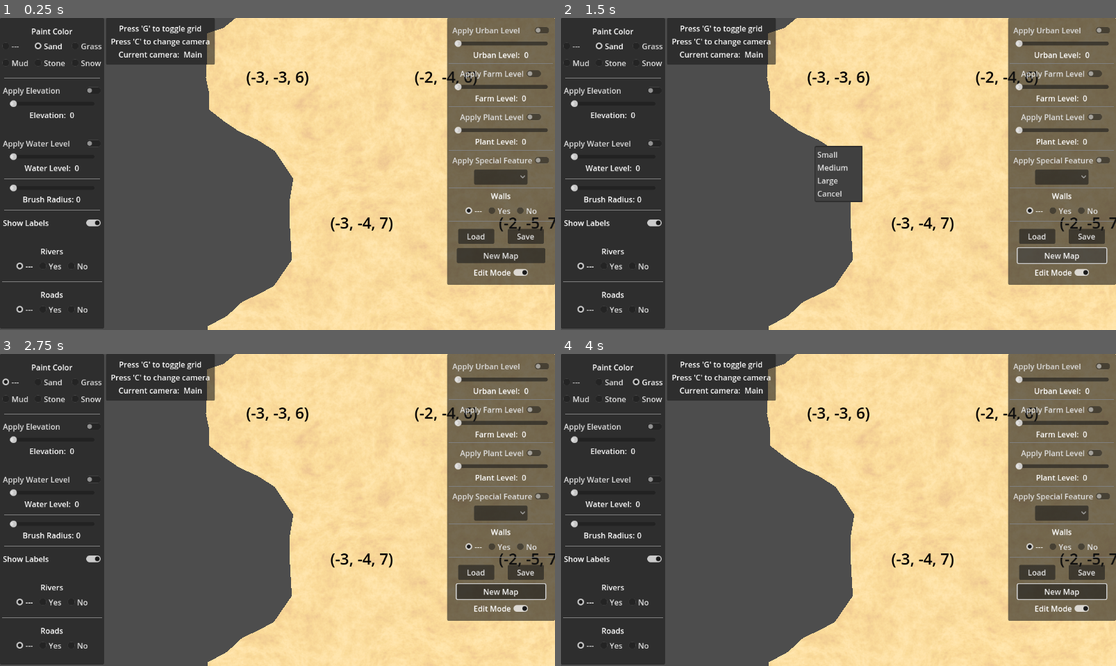
Above: before the commit, frames 1-4 (two rows, left to right).
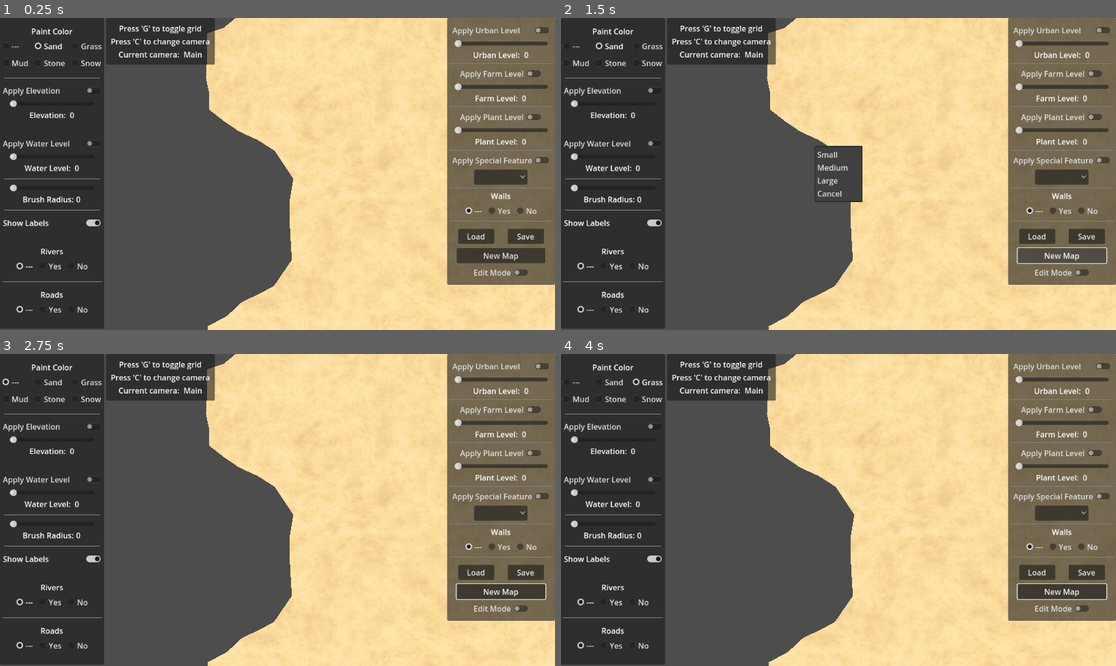
Above: after the commit, the same moments.

Repository: davepruitt/hex_map_godot
Game: Godot game, scene res://scenes/main.tscn
Same seed, same stepped clock (60 frames per second), same inputs: the game is played once before the commit and once after it.
Inputs:
- Up to frame 1 (0.25 s): no input
- Up to frame 2 (1.5 s): click "New Map" at 0.5 s; click "New Map" at 1.25 s
- Up to frame 3 (2.75 s): click "---" at 2 s
- Up to frame 4 (4 s): click "Sand" at 2.75 s; click "Grass" at 3.5 s

The runs differ from the first frame. In frame 1, 0.6% of the frame differs, in the area x 44-100%, y 17-83%; in frame 2, 0.6%; in frame 3, 0.6%; in frame 4, 0.6%.

Commit message:
Completed through section 3.1 of tutorial 18

Diff:
--- a/hex_project_godot/scripts/hex_grid.gd
+++ b/hex_project_godot/scripts/hex_grid.gd
@@ -195,6 +195,16 @@
 
 	var result: HexCell = _hex_cells[x + z * cell_count_x]
 	return result
+
+func get_cell_from_ray (ray_query: PhysicsRayQueryParameters3D) -> HexCell:
+	var space_state = get_world_3d().direct_space_state
+
+	var result = space_state.intersect_ray(ray_query)
+	if result:
+		var cell = get_cell(result.position)
+		return cell
+
+	return null
 
 func get_cell (position: Vector3) -> HexCell:
 	#Convert the global position to a position within the hex grid
--- a/hex_project_godot/scripts/main.gd
+++ b/hex_project_godot/scripts/main.gd
@@ -3,7 +3,7 @@
 
 #region Public data members
 
-var edit_mode: bool = true
+var edit_mode: bool = false
 
 var paint_terrain_elevation_enabled: bool = false
 var apply_water_level: bool = false
@@ -94,8 +94,6 @@
 var _drag_direction: HexDirectionsClass.HexDirections = HexDirectionsClass.HexDirections.NE
 var _mouse_down_cell: HexCell = null
 var _mouse_up_cell: HexCell = null
-var _search_from_cell: HexCell = null
-var _search_to_cell: HexCell = null
 
 var _selected_camera: int = 0
 
@@ -199,19 +197,6 @@
 					#Edit the cells
 					if (edit_mode):
 						_edit_cells(cell)
-					elif (_is_left_shift_pressed) and (_search_to_cell != cell):
-						if (_search_from_cell != cell):
-							if (_search_from_cell):
-								_search_from_cell.disable_highlight()
-							_search_from_cell = cell
-							_search_from_cell.enable_highlight(Color.BLUE)
-
-							if (_search_to_cell):
-								hex_grid.find_path(_search_from_cell, _search_to_cell, 24)
-					elif (_search_from_cell) and (_search_from_cell != cell):
-						if (_search_to_cell != cell):
-							_search_to_cell = cell
-							hex_grid.find_path(_search_from_cell, _search_to_cell, 24)
 
 
 #endregion
@@ -486,6 +471,7 @@
 		check_button_walls_no.set_pressed_no_signal(true)
 
 	check_button_edit_mode.set_pressed_no_signal(edit_mode)
+	_set_edit_mode(edit_mode)
 
 func show_ui (visible: bool) -> void:
 	if (visible):
@@ -649,23 +635,27 @@
 
 
 func _get_cell_under_cursor () -> HexCell:
-	#Shoot a ray through a cell in the hex grid to see what cell was touched by the user
+	#Set the ray length
 	var RAY_LENGTH = 1000
-	var space_state = get_world_3d().direct_space_state
+
+	#Get the current mouse position
 	var mousepos = get_viewport().get_mouse_position()
 
+	#Determine the start and end points of the ray
 	var scene_camera: Camera3D = cameras[_selected_camera]
-	var origin = scene_camera.project_ray_origin(mousepos)
-	var end = origin + scene_camera.project_ray_normal(mousepos) * RAY_LENGTH
-	var query = PhysicsRayQueryParameters3D.create(origin, end)
-	query.collide_with_areas = true
-
-	var result = space_state.intersect_ray(query)
-	if result:
-		var cell = hex_grid.get_cell(result.position)
-		return cell
-
-	return null
+	var origin: Vector3 = scene_camera.project_ray_origin(mousepos)
+	var end: Vector3 = origin + scene_camera.project_ray_normal(mousepos) * RAY_LENGTH
+
+	#Create a ray query object
+	var ray_query: PhysicsRayQueryParameters3D = PhysicsRayQueryParameters3D.create(origin, end)
+	ray_query.collide_with_areas = true
+
+	#Send the ray query object to the hex grid to determine which cell the ray is hitting (if any)
+	var result_cell: HexCell = hex_grid.get_cell_from_ray(ray_query)
+
+	#Return the resulting cell
+	return result_cell
+
 
 func _validate_drag () -> void:
 	#Set the initial drag direction
